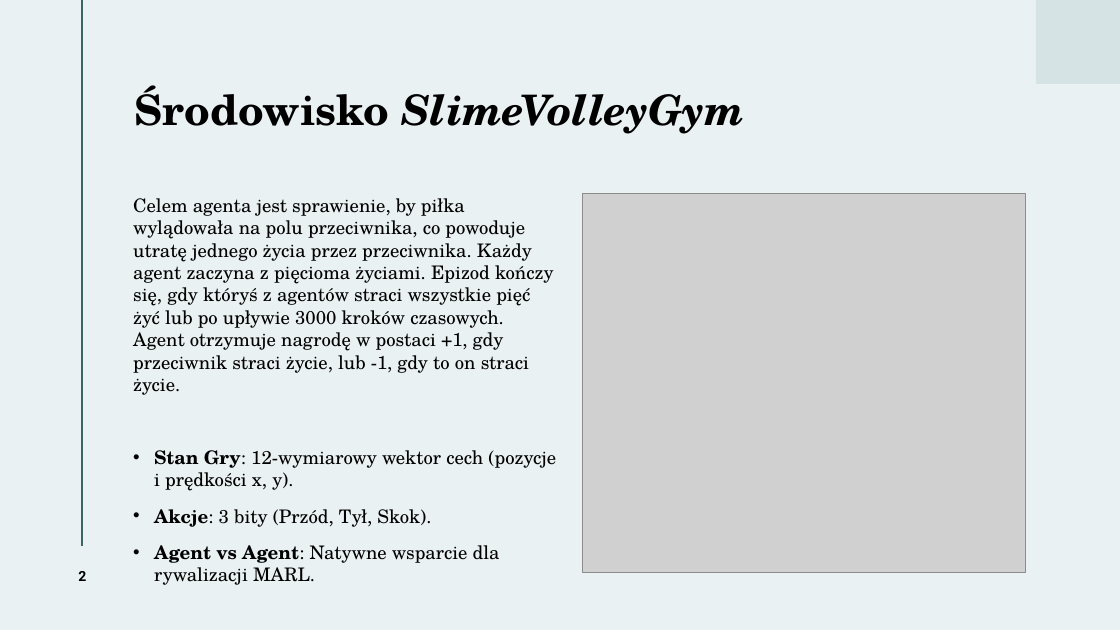
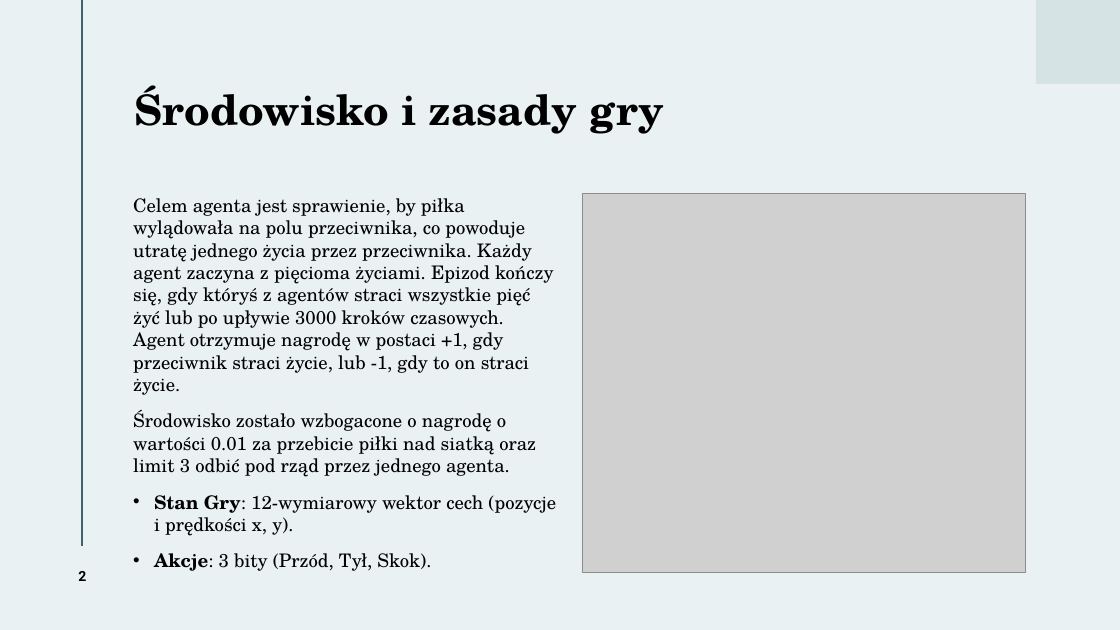
Before and after one commit to rmesek/iwsum-slimevolley, a slide deck: slide 2 of docs/Slime Volleyball MARL.pptx. Drawn at 1120x630 pixels with LibreOffice and Linux fonts; fonts in the diff are those of the drawing; grey boxes stand for pictures. Boxes give left, top, right and bottom in pixels: in the first picture for what was removed or moved away, otherwise in the second. Text is boxed around its words. In the diff, an @@ line names an element or a change of style, - is before the commit and + after.

```diff
--- a/docs/Slime Volleyball MARL.pptx
+++ b/docs/Slime Volleyball MARL.pptx
@@ title at (135, 85, 664, 134): text changed; italic off @@
-Środowisko SlimeVolleyGym
+Środowisko i zasady gry
@@ text at (133, 410, 536, 477): paragraph added @@
+Środowisko zostało wzbogacone o nagrodę o wartości 0.01 za przebicie piłki nad siatką oraz limit 3 odbić pod rząd przez jednego agenta.
@@ text at (154, 545, 500, 585): paragraph removed @@
-• Agent vs Agent: Natywne wsparcie dla rywalizacji MARL.
```
Also in this commit, not shown: 3 other slides changed, 2 slides added, 1 slide removed.
